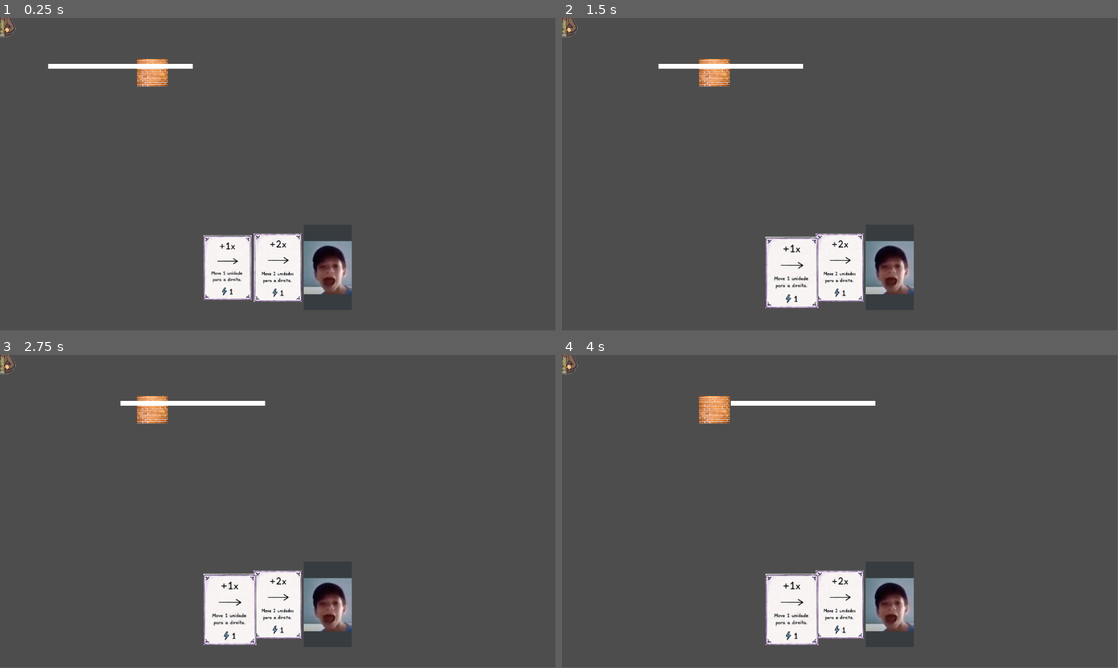
Above: before the commit, frames 1-4 (two rows, left to right).
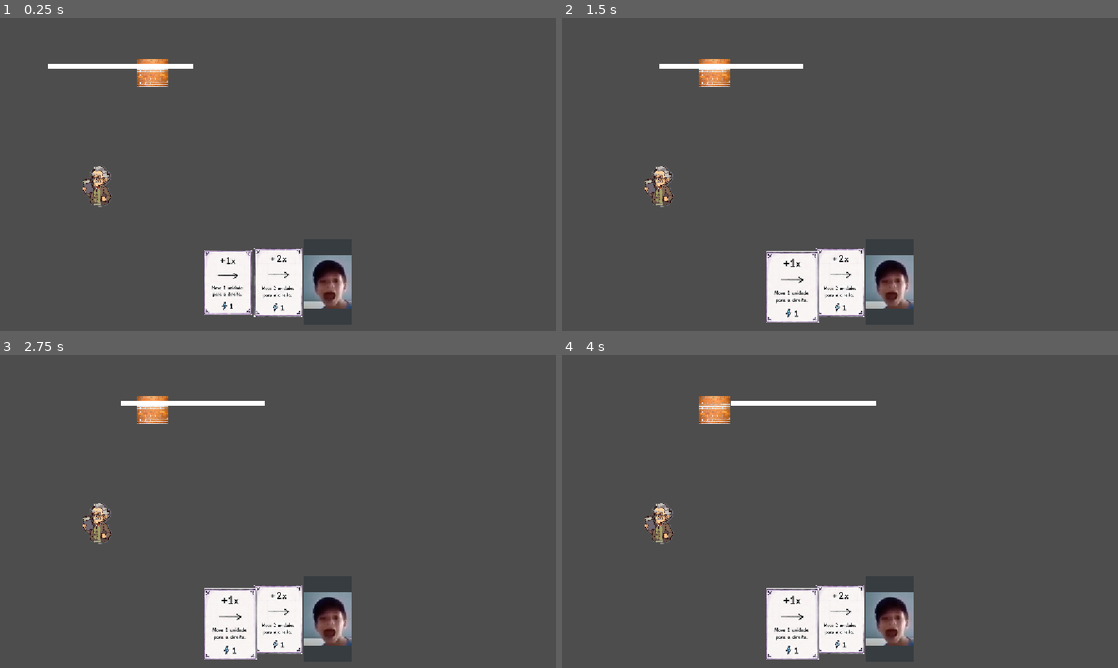
Above: after the commit, the same moments.

Repository: catolica-faculdade/incognita-deck
Game: Godot game, scene res://main/main.tscn
The game is run twice, just before and just after one commit, with the same random seed, the same clock (stepped at 60 frames per second) and the same inputs.
Inputs (mouse positions are in pixels of both pictures, inside the frame that each line leads up to):
- Up to frame 1 (0.25 s): no input
- Up to frame 2 (1.5 s): click (789, 268) at 0.52 s; click (789, 271) at 1.27 s
- Up to frame 3 (2.75 s): click (227, 608) at 2.02 s
- Up to frame 4 (4 s): tap Enter at 2.75 s; tap Space at 3.5 s
In our replay, the window is 799x449 before the commit and 800x450 after it. These sizes can differ from the game's own. Grey fills any space a smaller window leaves; there, only what the larger window draws over its background counts as a difference.

The runs differ from the first frame. In frame 1, 4.8% of the frame differs, in the area x 0-64%, y 0-96%; in frame 2, 4.8%; in frame 3, 4.8%; in frame 4, 4.8%, in the area x 0-64%, y 0-98%.

Commit message:
style: enchance HUD formatter with cards

Diff:
--- a/card/card.gd
+++ b/card/card.gd
@@ -12,7 +12,7 @@
 var tween: Tween
 var world
 
-signal pressed(value, axis)
+signal card_pressed(value, axis)
 
 func setup(data):
 	card_data = data
@@ -20,7 +20,7 @@
 	size = Vector2(100, 200)
 
 	if card_data.has("texture"):
-		texture_rect.texture = card_data.texture
+		texture_rect.texture = card_data["texture"]
 	else:
 		texture_rect.texture = default_texture
 
@@ -29,7 +29,7 @@
 func _on_pressed():
 	var value = card_data["value"]
 	var axis = card_data["axis"]
-	pressed.emit(value, axis)
+	card_pressed.emit(value, axis)
 
 func _on_hover():
 	z_index = 10
--- a/card/card.tscn
+++ b/card/card.tscn
@@ -30,6 +30,5 @@
 grow_vertical = 2
 flat = true
 
-[connection signal="pressed" from="." to="." method="_on_pressed"]
 [connection signal="mouse_entered" from="Button" to="." method="_on_hover"]
 [connection signal="mouse_exited" from="Button" to="." method="_on_exit"]
--- a/interface/interface.gd
+++ b/interface/interface.gd
@@ -11,14 +11,11 @@
 	create_card(CARDS[1])
 	create_card(CARDS[2])
 
-# func _process(delta: float) -> void:
-#	pass
-
 func create_card(data):
 	var card = card_scene.instantiate()
 	card_container.add_child(card)
-	card.pressed.connect(_on_card_pressed)
 	card.setup(data)
+	card.card_pressed.connect(_on_card_pressed)
 
 func set_world(w):
 	world = w
--- a/interface/interface.tscn
+++ b/interface/interface.tscn
@@ -11,7 +11,7 @@
 anchor_bottom = 1.0
 grow_horizontal = 2
 grow_vertical = 2
-theme_override_constants/margin_bottom = 30
+theme_override_constants/margin_bottom = 1
 
 [node name="Control" type="Control" parent="MarginContainer" unique_id=1238509143]
 layout_mode = 2
--- a/main/main.gd
+++ b/main/main.gd
@@ -8,3 +8,4 @@
 	add_child(ui)
 
 	ui.set_world(world)
+	GameSettings.set_fullscreen(true)
--- a/player.gd
+++ b/player.gd
@@ -1,5 +1,5 @@
 extends CharacterBody2D
 
 func _ready() -> void:
-	print(global_position)
+	global_position = Vector2(200, 350)
 	pass
--- a/project.godot
+++ b/project.godot
@@ -15,6 +15,24 @@
 config/features=PackedStringArray("4.6", "Forward Plus")
 config/icon="res://icon.svg"
 
+[autoload]
+
+GameSettings="*uid://43tunbmxs8pn"
+
+[display]
+
+window/size/mode=2
+window/stretch/mode="canvas_items"
+window/stretch/aspect="expand"
+
+[input]
+
+toggle_fullscreen={
+"deadzone": 0.2,
+"events": [Object(InputEventKey,"resource_local_to_scene":false,"resource_name":"","device":0,"window_id":0,"alt_pressed":false,"shift_pressed":false,"ctrl_pressed":false,"meta_pressed":false,"pressed":false,"keycode":0,"physical_keycode":4194342,"key_label":0,"unicode":0,"location":0,"echo":false,"script":null)
+]
+}
+
 [physics]
 
 3d/physics_engine="Jolt Physics"
--- /dev/null
+++ b/settings/game_settings.gd
@@ -0,0 +1,13 @@
+extends Node
+
+func set_fullscreen(enabled: bool):
+	if enabled:
+		DisplayServer.window_set_mode(DisplayServer.WINDOW_MODE_FULLSCREEN)
+	else:
+		DisplayServer.window_set_mode(DisplayServer.WINDOW_MODE_WINDOWED)
+
+func _input(event):
+	if event.is_action_pressed("toggle_fullscreen"):
+		var is_full = DisplayServer.window_get_mode() == DisplayServer.WINDOW_MODE_FULLSCREEN
+
+		GameSettings.set_fullscreen(!is_full)
--- a/world/world.gd
+++ b/world/world.gd
@@ -7,7 +7,6 @@
 
 func _ready():
 	pass
-
 
 func _on_button_pressed():
 
Not shown, added: settings/game_settings.gd.uid
